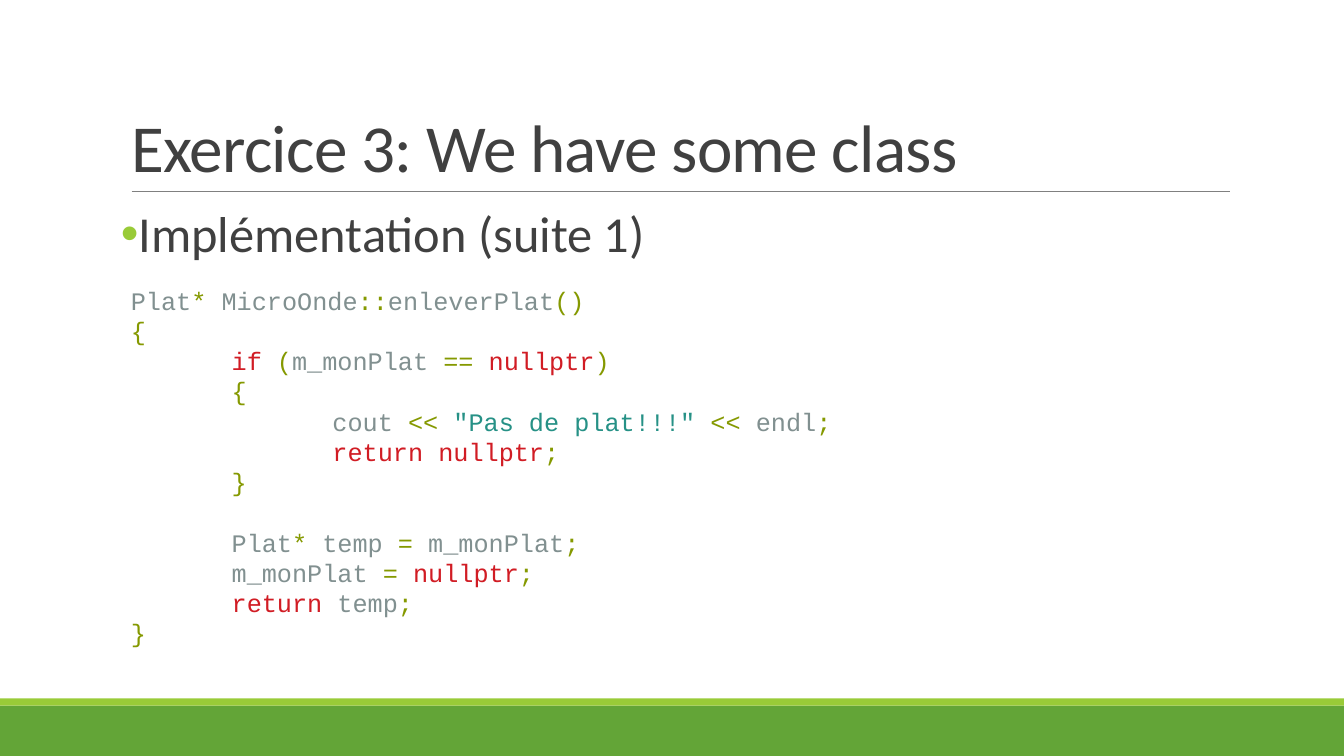
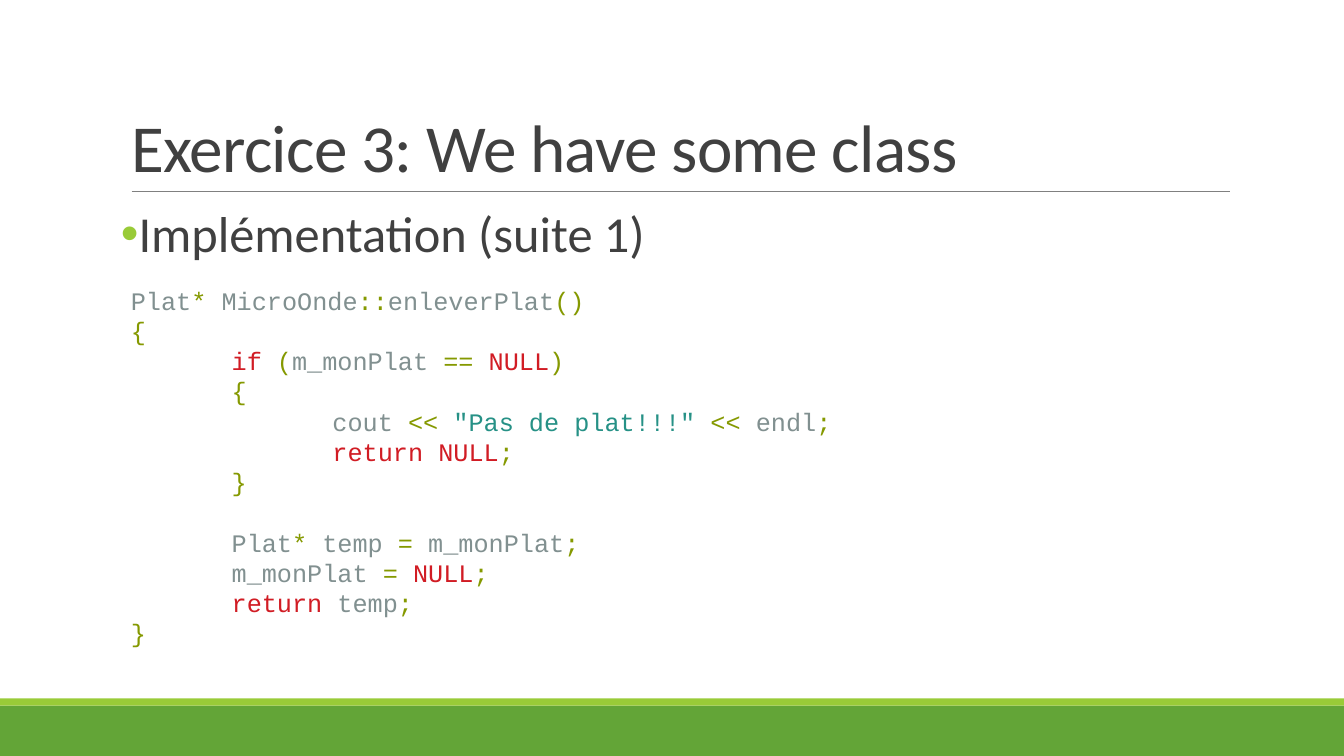
Before and after one commit to JDIS/AtelierCpp, a slide deck: slide 27 of Presentation.pptx. Drawn at 1344x756 pixels with LibreOffice and Linux fonts; fonts in the diff are those of the drawing. Boxes give left, top, right and bottom in pixels: in the first picture for what was removed or moved away, otherwise in the second. Text is boxed around its words. In the diff, an @@ line names an element or a change of style, - is before the commit and + after.

Commit message:
Correct null ptr

```diff
--- a/Presentation.pptx
+++ b/Presentation.pptx
@@ text at (x1=232, y1=352, x2=565, y2=376): text changed; text colour #D11C24 to #819090 @@
-if (m_monPlat == nullptr)
+if (m_monPlat == NULL)
@@ text at (x1=332, y1=444, x2=514, y2=466): text changed @@
-return nullptr;
+return NULL;
@@ text at (x1=232, y1=564, x2=489, y2=587): text changed @@
-m_monPlat = nullptr;
+m_monPlat = NULL;
```
Also in this commit, not shown: 4 other slides changed.
